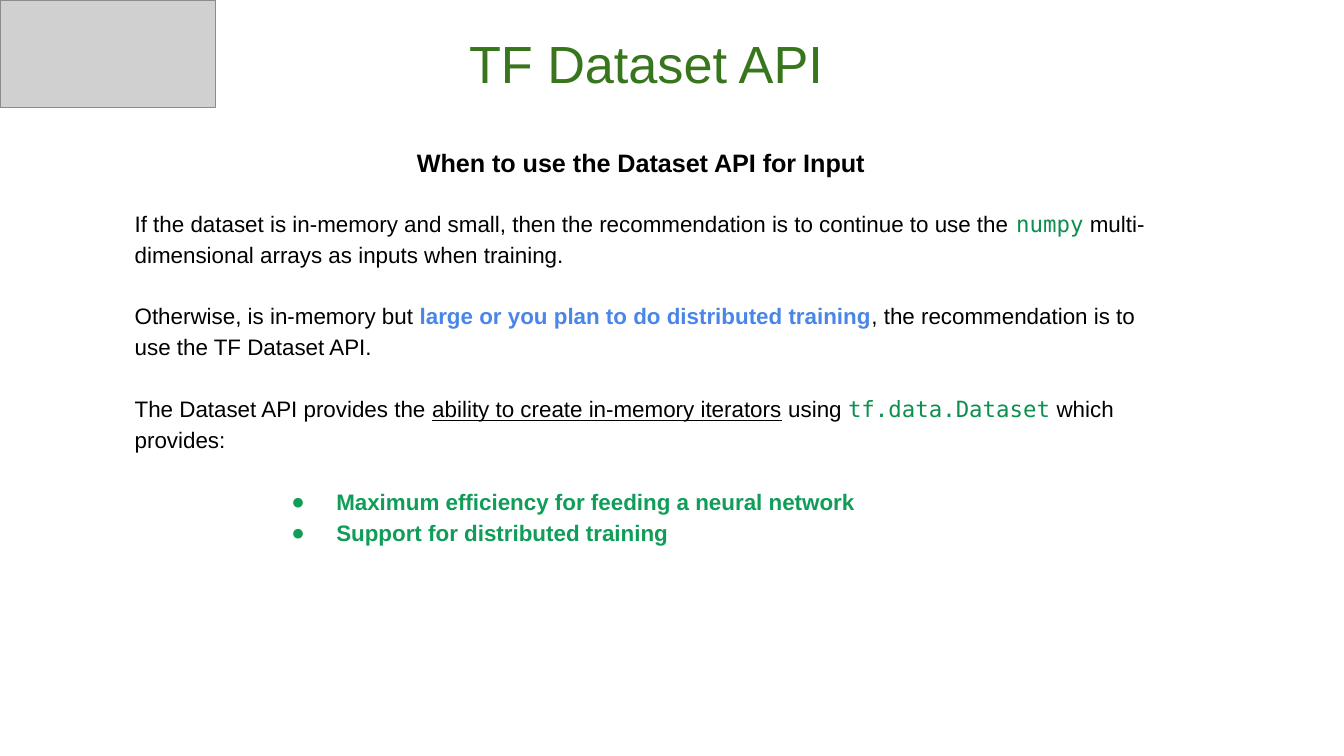
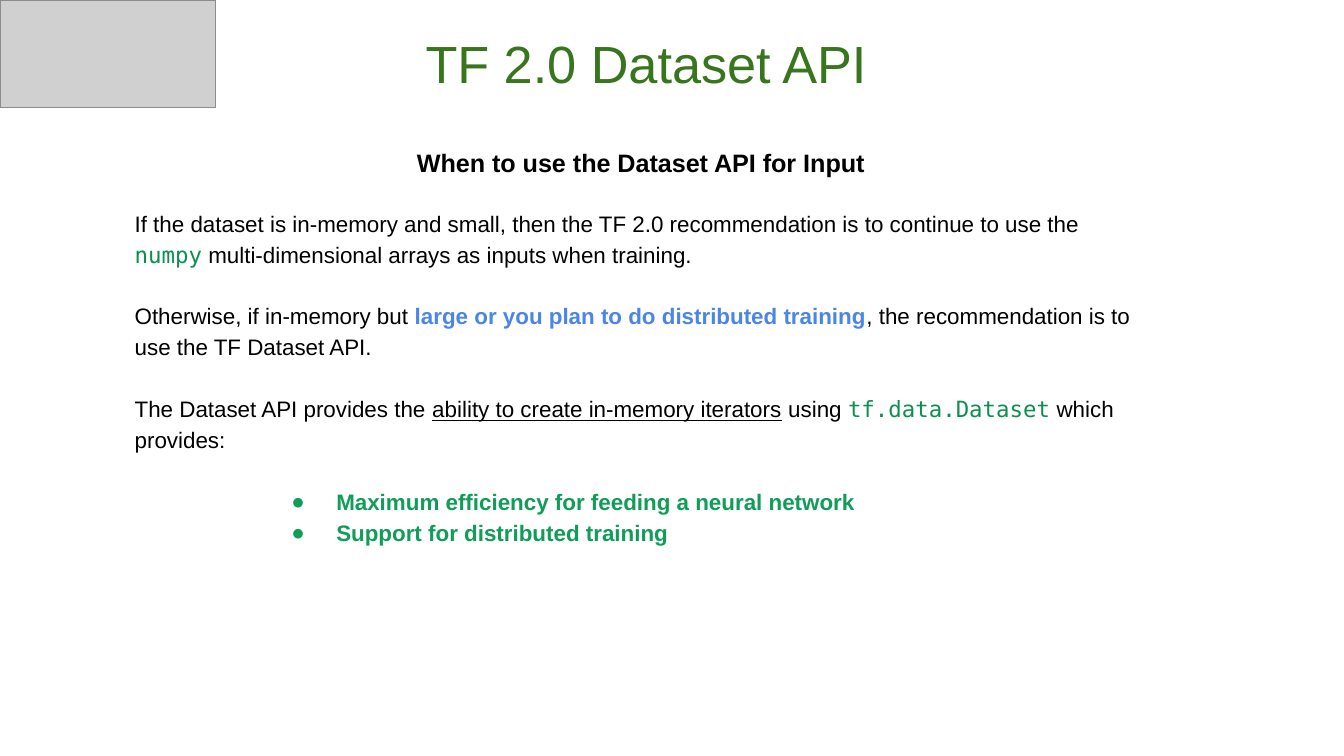
Before and after one commit to GoogleCloudPlatform/keras-idiomatic-programmer, a slide deck: slide 7 of workshops/Production/The Idiomatic Programmer - Production - Workshop.pptx. Drawn at 1344x756 pixels with LibreOffice and Linux fonts; fonts in the diff are those of the drawing; grey boxes stand for pictures. Boxes give left, top, right and bottom in pixels: in the first picture for what was removed or moved away, otherwise in the second. Text is boxed around its words. In the diff, an @@ line names an element or a change of style, - is before the commit and + after.

```diff
--- a/workshops/Production/The Idiomatic Programmer - Production - Workshop.pptx
+++ b/workshops/Production/The Idiomatic Programmer - Production - Workshop.pptx
@@ subtitle at <box>426,46,866,84</box>: text changed @@
-TF Dataset API
+TF 2.0 Dataset API
@@ text at <box>135,215,1130,356</box>: text changed @@
-If the dataset is in-memory and small, then the recommendation is to continue to use the numpy multi-dimensional arrays as inputs when training.
-Otherwise, is in-memory but large or you plan to do distributed training, the recommendation is to use the TF Dataset API.
+If the dataset is in-memory and small, then the TF 2.0 recommendation is to continue to use the numpy multi-dimensional arrays as inputs when training.
+Otherwise, if in-memory but large or you plan to do distributed training, the recommendation is to use the TF Dataset API.
```
Also in this commit, not shown: 10 other slides changed, 10 slides added, 1 slide removed.
